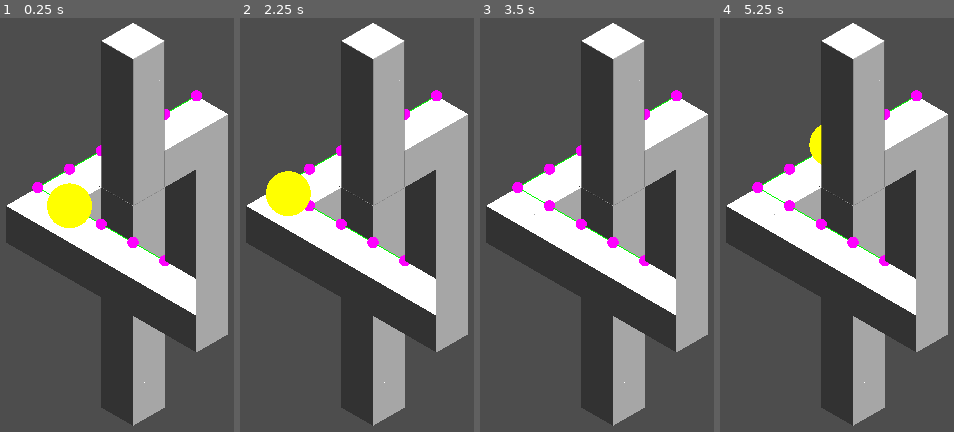
Above: before the commit, frames 1-4 (left to right).
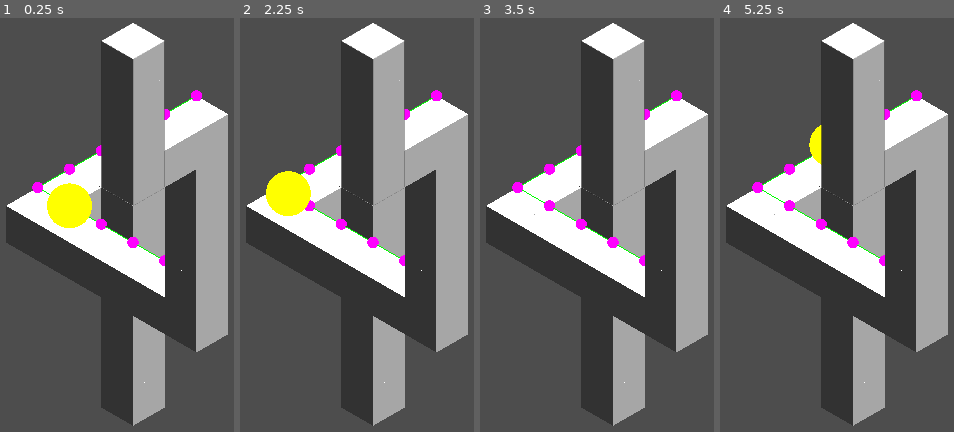
Above: after the commit, the same moments.

Repository: Sergey5588/polyhackv
Game: Godot game, scene res://main.tscn
Same seed, same stepped clock (60 frames per second), same inputs: the game is played once before the commit and once after it.
Inputs (mouse positions are in pixels of both pictures, inside the frame that each line leads up to):
- Up to frame 1 (0.25 s): no input
- Up to frame 2 (2.25 s): tap Enter at 0.5, 2 s; move the mouse to (outside the picture) at 0.52 s; click (outside the picture) at 0.67 s; tap Space at 1.25 s; move the mouse to (outside the picture) at 1.27 s; click (outside the picture) at 1.42 s; move the mouse to (389, 142) at 2.02 s; click (389, 142) at 2.17 s
- Up to frame 3 (3.5 s): move the mouse to (510, 332) at 2.77 s; click (510, 332) at 2.92 s
- Up to frame 4 (5.25 s): tap Space at 3.5, 5 s; move the mouse to (outside the picture) at 3.52 s; click (outside the picture) at 3.67 s; tap Enter at 4.25 s; move the mouse to (outside the picture) at 4.27 s; click (outside the picture) at 4.42 s; move the mouse to (829, 241) at 5.02 s; click (829, 241) at 5.17 s

The runs differ from the first frame. In frame 1, 1.2% of the frame differs, in the area x 70-84%, y 58-72%; in frame 2, 1.2%; in frame 3, 1.2%; in frame 4, 1.2%.

Commit message:
small movement hotfix

Diff:
--- a/main.tscn
+++ b/main.tscn
@@ -60,7 +60,7 @@
 mesh_library = SubResource("MeshLibrary_0xm2m")
 cell_size = Vector3(1, 1, 1)
 data = {
-"cells": PackedInt32Array(0, 0, 786432, 1, 0, 786432, 2, 0, 851968, 3, 0, 589824, 4, 0, 589824, 131076, 0, 589824, 196612, 0, 589824, 262148, 0, 589824, 65535, 0, 1048576, 65535, 65535, 983040, 65535, 65534, 983040, 65535, 65533, 983040, 65535, 65532, 196608, 327684, 0, 1376256, 327684, 1, 1, 327684, 65535, 2, 327684, 65534, 2, 0, 65534, 1310720, -65536, 65534, 1507328, -131072, 65534, 1507328, -262144, 65534, 1507328, -196608, 65534, 1507328, -327680, 65534, 1507328, 65540, 0, 1507329)
+"cells": PackedInt32Array(0, 0, 786432, 1, 0, 786432, 2, 0, 851968, 3, 0, 589824, 131076, 0, 589824, 196612, 0, 589824, 262148, 0, 589824, 65535, 0, 1048576, 65535, 65535, 983040, 65535, 65534, 983040, 65535, 65533, 983040, 65535, 65532, 196608, 327684, 0, 1376256, 327684, 1, 1, 327684, 65535, 2, 327684, 65534, 2, 0, 65534, 1310720, -65536, 65534, 1507328, -131072, 65534, 1507328, -262144, 65534, 1507328, -196608, 65534, 1507328, -327680, 65534, 1507328, 4, 0, 589824, 65540, 0, 1507328)
 }
 metadata/_editor_floor_ = Vector3(4, 5, 0)
 
--- a/player.gd
+++ b/player.gd
@@ -72,7 +72,7 @@
 func move_to_node(target: MovementNode):
 	current_segment_index = 0
 	segment_elapsed_time = 0.0
-	is_moving = true
+	#is_moving = true
 	var start_node = get_closest_node_to_player()
 
 	if start_node == null or target == null:
